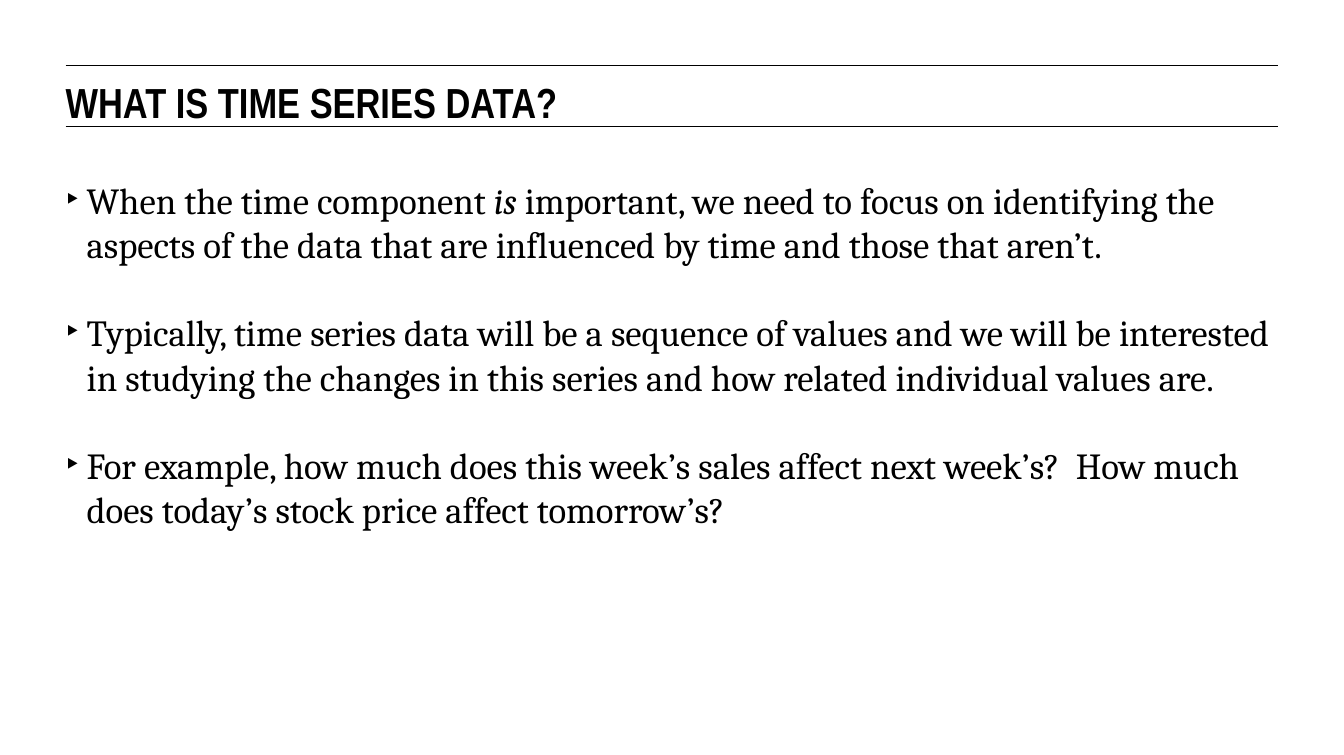
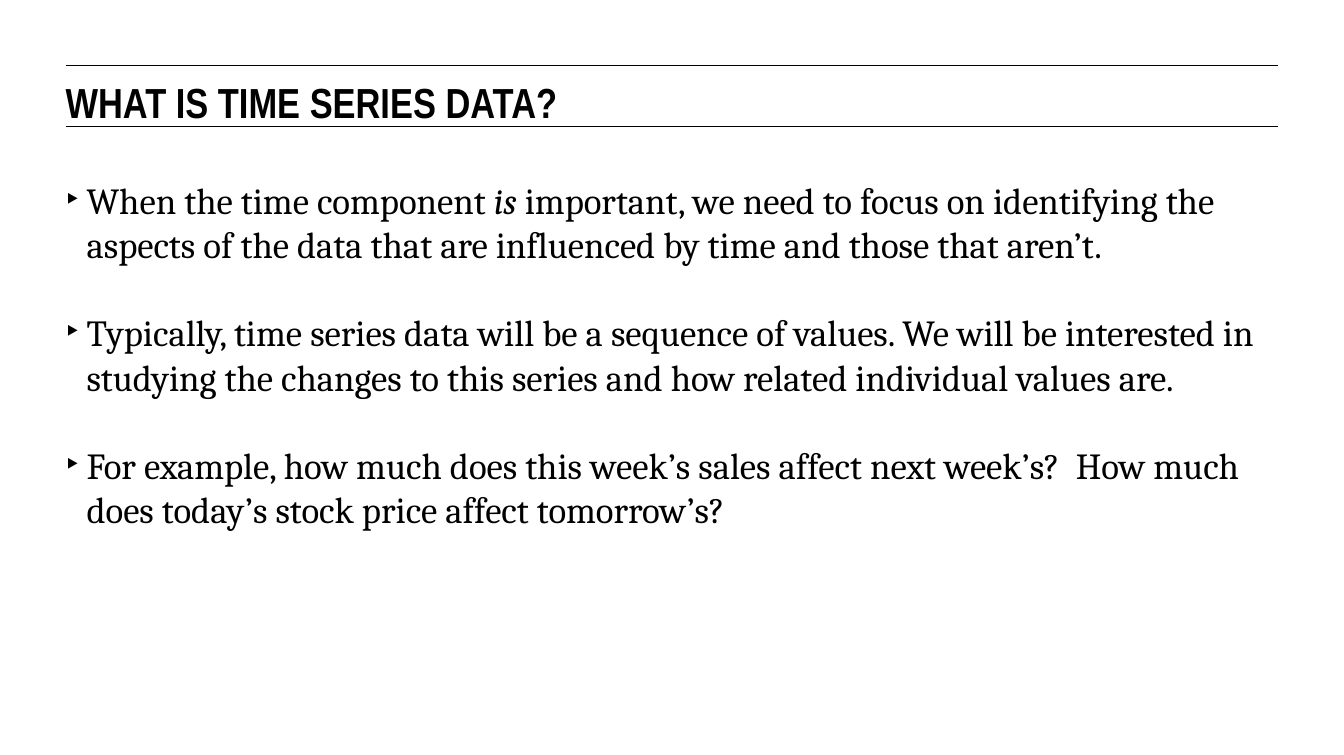
Before and after one commit to eflautt/ga-data-science, a slide deck: slide 14 of lessons/lesson-15/15-time-series-analysis.pptx. Drawn at 1344x755 pixels with LibreOffice and Linux fonts; fonts in the diff are those of the drawing. Boxes give left, top, right and bottom in pixels: in the first picture for what was removed or moved away, otherwise in the second. Text is boxed around its words. In the diff, an @@ line names an element or a change of style, - is before the commit and + after.

```diff
--- a/lessons/lesson-15/15-time-series-analysis.pptx
+++ b/lessons/lesson-15/15-time-series-analysis.pptx
@@ text at (x1=87, y1=320, x2=1254, y2=399): text changed @@
-‣ Typically, time series data will be a sequence of values and we will be interested in studying the changes in this series and how related individual values are.
+‣ Typically, time series data will be a sequence of values. We will be interested in studying the changes to this series and how related individual values are.
```
Also in this commit, not shown: 24 other slides changed, 1 slide added.
